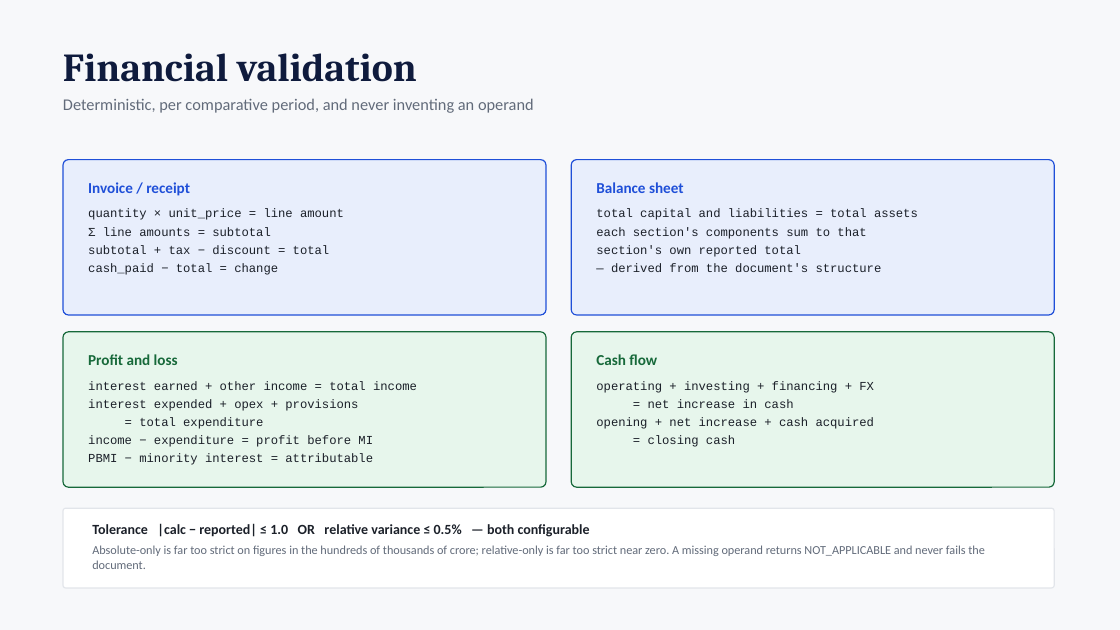
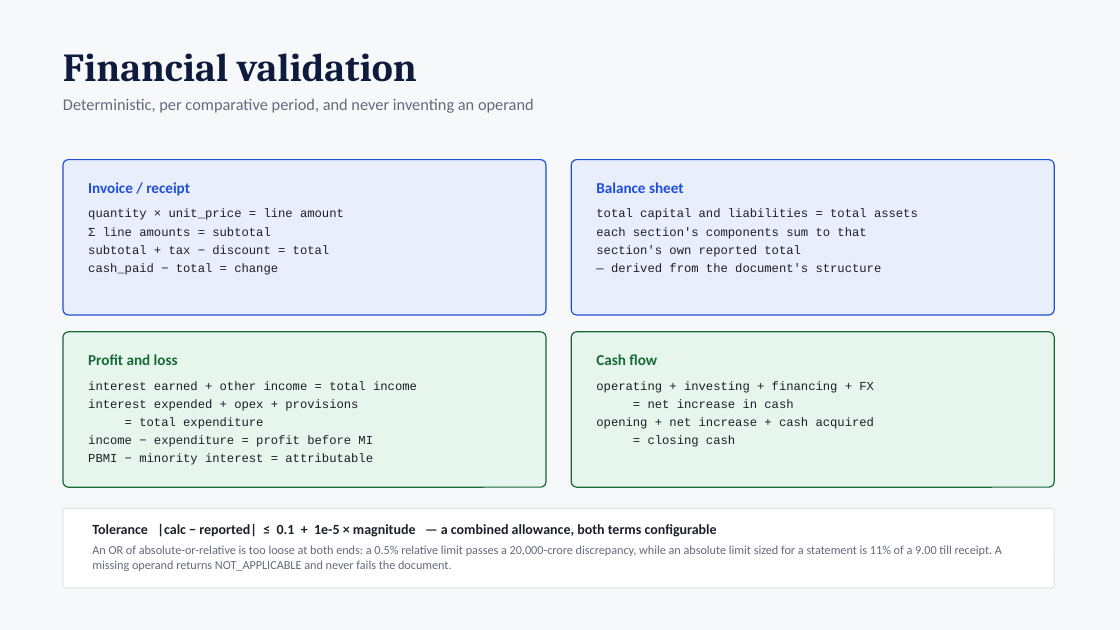
Before and after one commit to ZiyaSadik/document-intelligence-platform, a slide deck: slide 7 of docs/solution_presentation.pptx. Drawn at 1120x630 pixels with LibreOffice and Linux fonts; fonts in the diff are those of the drawing. Boxes give left, top, right and bottom in pixels: in the first picture for what was removed or moved away, otherwise in the second. Text is boxed around its words. In the diff, an @@ line names an element or a change of style, - is before the commit and + after.

```diff
--- a/docs/solution_presentation.pptx
+++ b/docs/solution_presentation.pptx
@@ text at (x1=92, y1=523, x2=1002, y2=571): text changed @@
-Tolerance |calc − reported| ≤ 1.0 OR relative variance ≤ 0.5% — both configurable
-Absolute-only is far too strict on figures in the hundreds of thousands of crore; relative-only is far too strict near zero. A missing operand returns NOT_APPLICABLE and never fails the document.
+Tolerance |calc − reported| ≤ 0.1 + 1e-5 × magnitude — a combined allowance, both terms configurable
+An OR of absolute-or-relative is too loose at both ends: a 0.5% relative limit passes a 20,000-crore discrepancy, while an absolute limit sized for a statement is 11% of a 9.00 till receipt. A missing operand returns NOT_APPLICABLE and never fails the document.
```
Also in this commit, not shown: 4 other slides changed, 21 other files.
